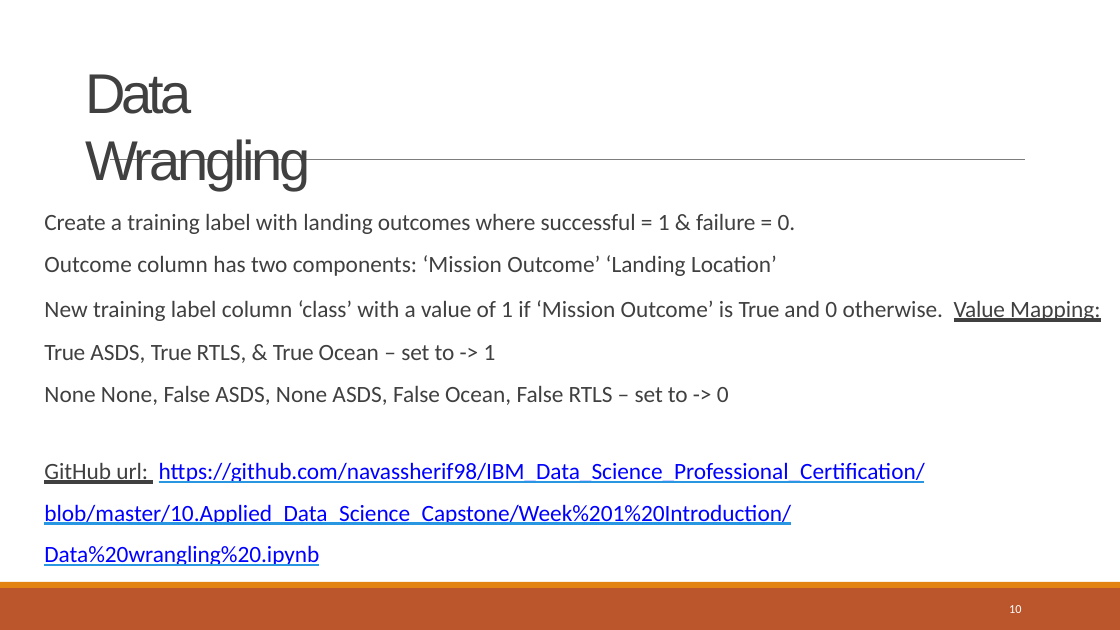
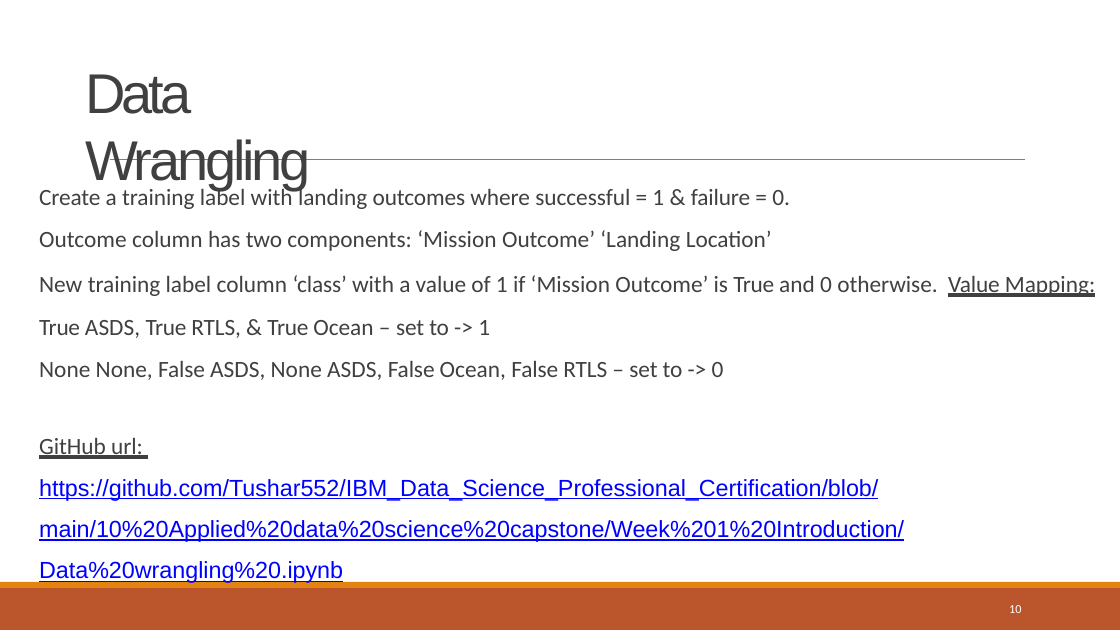
Before and after one commit to Tushar552/IBM_Data_Science_Professional_Certification, a slide deck: slide 10 of 10 Applied data science capstone/Week 5 Present Your Data-Driven Insights/Data Science Journey.pptx. Drawn at 1120x630 pixels with LibreOffice and Linux fonts; fonts in the diff are those of the drawing. Boxes give left, top, right and bottom in pixels: in the first picture for what was removed or moved away, otherwise in the second. Text is boxed around its words. In the diff, an @@ line names an element or a change of style, - is before the commit and + after.

```diff
--- a/10 Applied data science capstone/Week 5 Present Your Data-Driven Insights/Data Science Journey.pptx
+++ b/10 Applied data science capstone/Week 5 Present Your Data-Driven Insights/Data Science Journey.pptx
@@ text "Create a training label with ...": place and size @@
-text "Create a training label with ..." at bbox=[44, 214, 1101, 566]
+text "Create a training label with ..." at bbox=[39, 185, 1096, 584]
@@ text at bbox=[39, 438, 904, 584]: text changed; font Calibri to Arial @@
-GitHub url: https://github.com/navassherif98/IBM_Data_Science_Professional_Certification/blob/master/10.Applied_Data_Science_Capstone/Week%201%20Introduction/Data%20wrangling%20.ipynb
+GitHub url: https://github.com/Tushar552/IBM_Data_Science_Professional_Certification/blob/main/10%20Applied%20data%20science%20capstone/Week%201%20Introduction/Data%20wrangling%20.ipynb
```
Also in this commit, not shown: 9 other slides changed.
